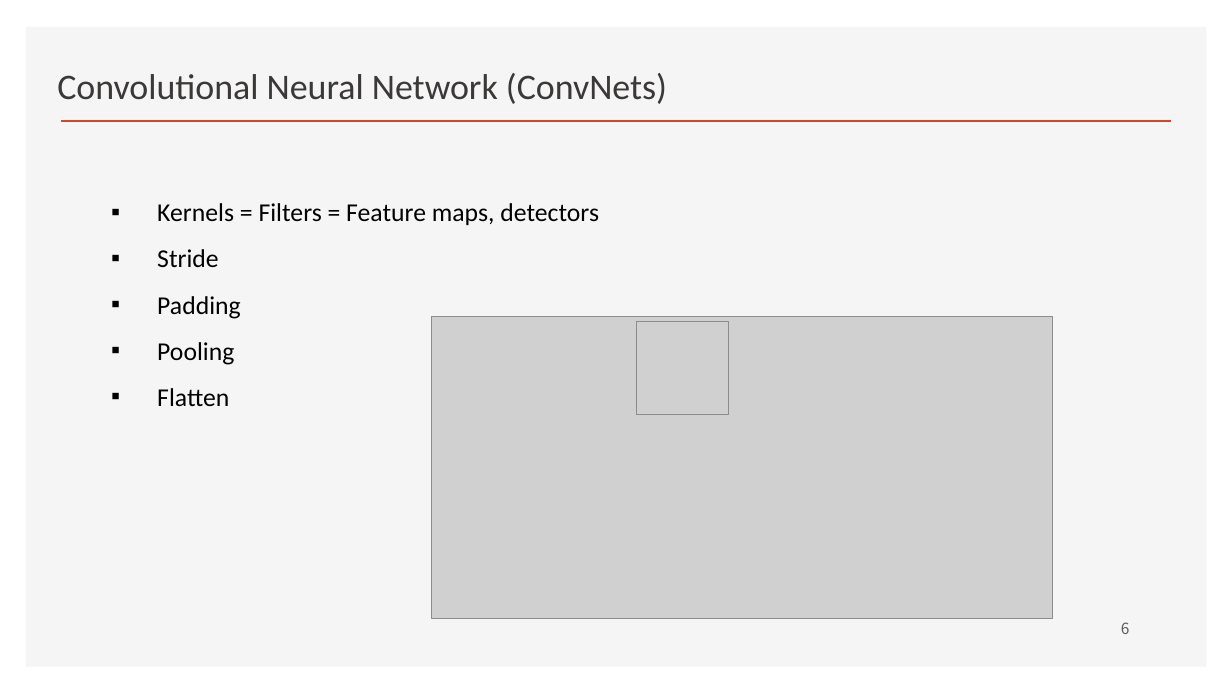
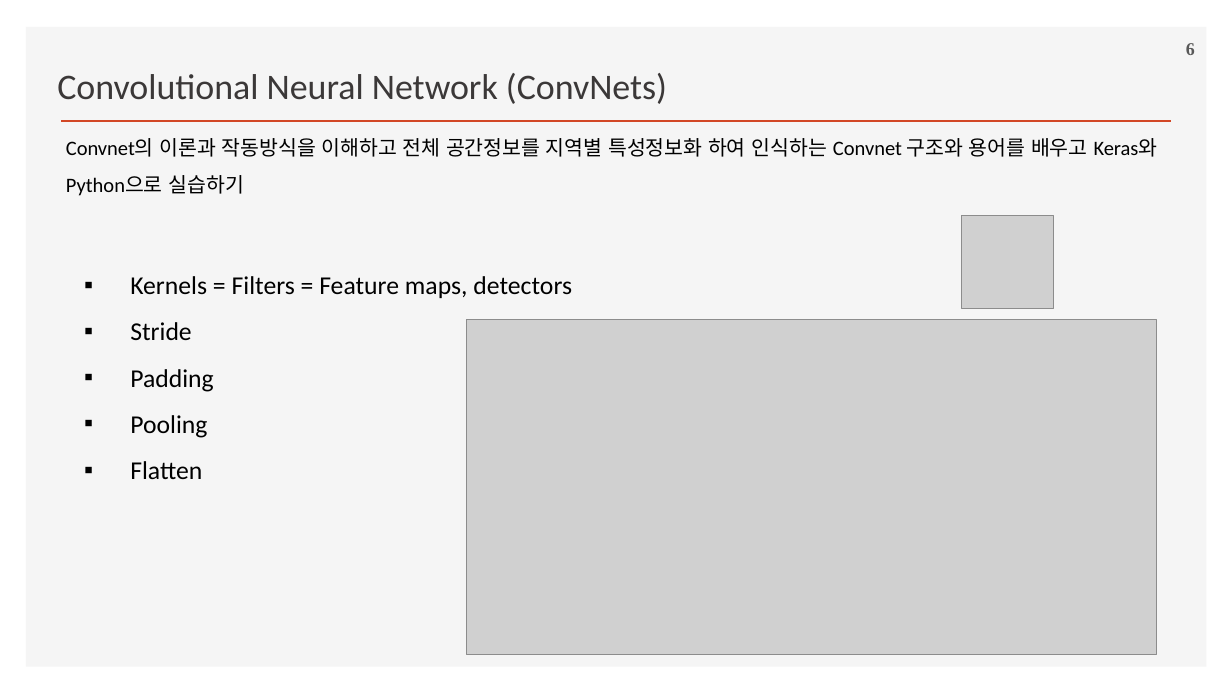
Before and after one commit to ancestor9/2026_Fall_Deep-Learning-with-Python, a slide deck: slide 6 of Chapter 08 Image Classification.pptx. Drawn at 1232x693 pixels with LibreOffice and Linux fonts; fonts in the diff are those of the drawing; grey boxes stand for pictures; background and template pictures are left out. Boxes give left, top, right and bottom in pixels: in the first picture for what was removed or moved away, otherwise in the second. Text is boxed around its words. In the diff, an @@ line names an element or a change of style, - is before the commit and + after.

```diff
--- a/Chapter 08 Image Classification.pptx
+++ b/Chapter 08 Image Classification.pptx
@@ page number: place and size @@
-page number at [1121, 622, 1130, 634]
+page number at [1186, 43, 1195, 55]
@@ page number at [1186, 43, 1195, 55]: size 12 to 14 pt, font Noto Sans CJK KR to Times New Roman, bold on @@
@@ text added at [66, 138, 1158, 196], 16 pt, text #000000 @@
+Convnet의 이론과 작동방식을 이해하고 전체 공간정보를 지역별 특성정보화 하여 인식하는 Convnet 구조와 용어를 배우고 Keras와 Python으로 실습하기
@@ picture: place and size @@
-picture at [637, 322, 729, 414]
+picture at [962, 216, 1055, 309]
@@ text "Kernels = Filters = Feature ...": place and size @@
-text "Kernels = Filters = Feature ..." at [157, 203, 599, 406]
+text "Kernels = Filters = Feature ..." at [130, 276, 572, 479]
@@ picture: place and size @@
-picture at [432, 317, 1053, 618]
+picture at [467, 320, 1157, 654]
```
Also in this commit, not shown: 1 other slide changed.
